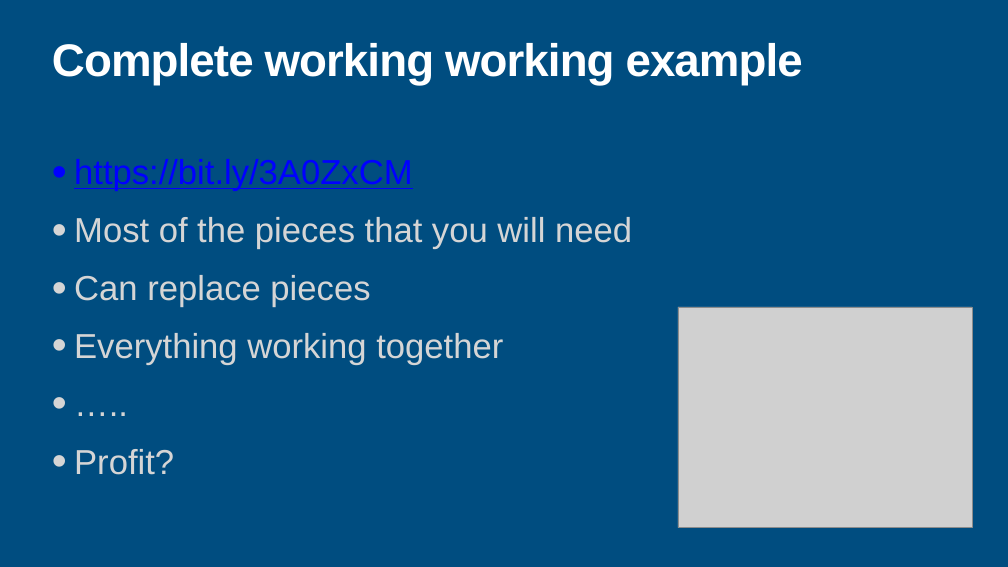
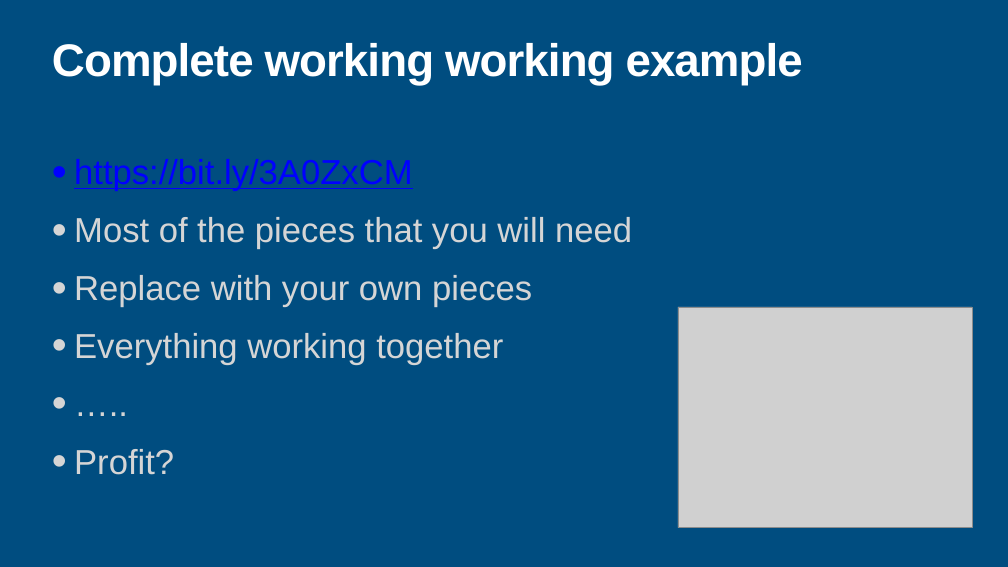
Before and after one commit to haakco/deploying-laravel-app, a slide deck: slide 3 of presentation/TakingThePainOutOfApllicationDeployment.pptx. Drawn at 1008x567 pixels with LibreOffice and Linux fonts; fonts in the diff are those of the drawing; grey boxes stand for pictures. Boxes give left, top, right and bottom in pixels: in the first picture for what was removed or moved away, otherwise in the second. Text is boxed around its words. In the diff, an @@ line names an element or a change of style, - is before the commit and + after.

```diff
--- a/presentation/TakingThePainOutOfApllicationDeployment.pptx
+++ b/presentation/TakingThePainOutOfApllicationDeployment.pptx
@@ text at <box>74,275,532,307</box>: text changed @@
-• Can replace pieces
+• Replace with your own pieces
```
Also in this commit, not shown: 7 other slides changed.
